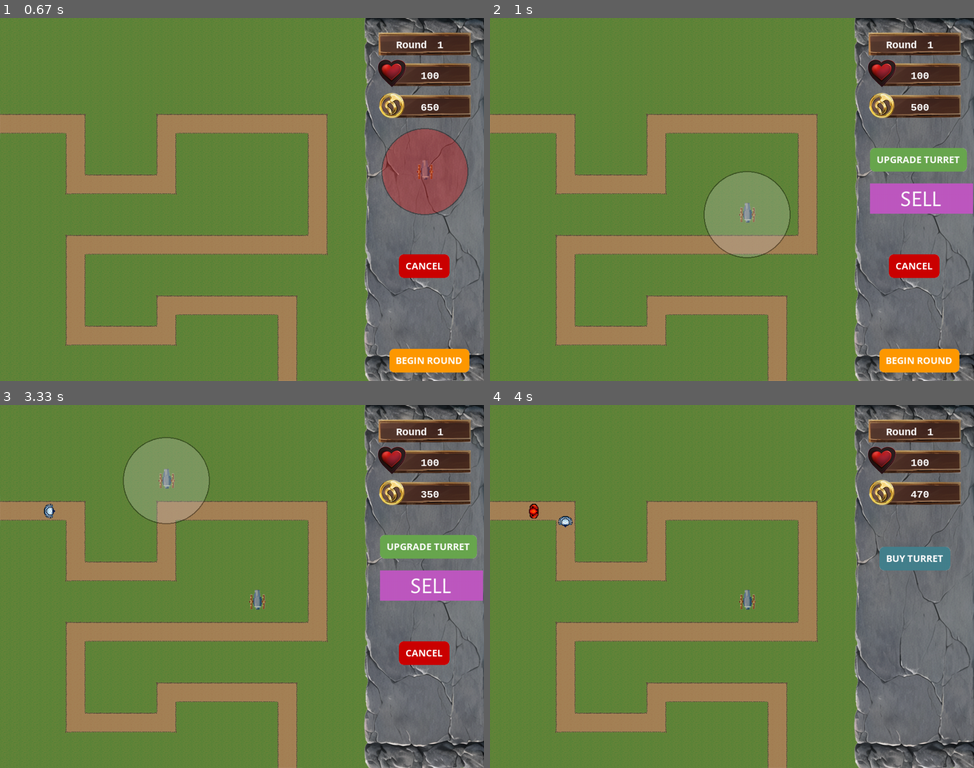
Above: before the commit, frames 1-4 (two rows, left to right).
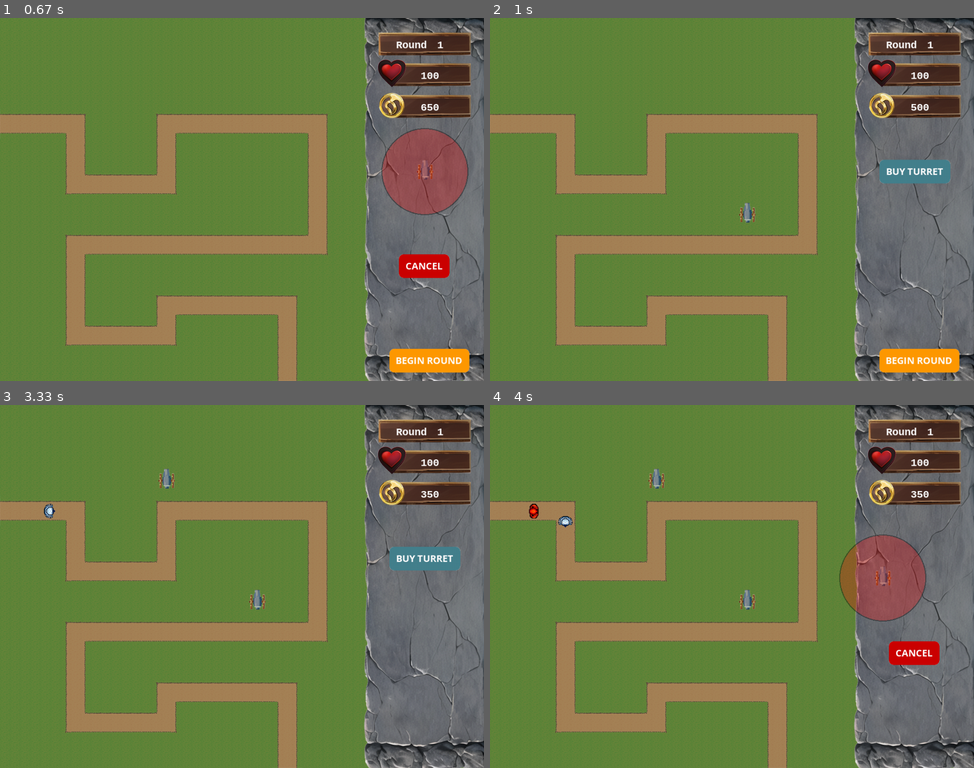
Above: after the commit, the same moments.

Repository: peter5454/PyGame
Game: pygame game, started from main.py
Same seed, same stepped clock (60 frames per second), same inputs: the game is played once before the commit and once after it.
Inputs (mouse positions are in pixels of both pictures, inside the frame that each line leads up to):
- Up to frame 1 (0.67 s): click (425, 170) at 0.38 s
- Up to frame 2 (1 s): click (736, 224) at 0.72 s
- Up to frame 3 (3.33 s): click (91, 532) at 1.05 s; click (430, 746) at 2.38 s; click (425, 557) at 2.72 s; click (164, 466) at 3.05 s
- Up to frame 4 (4 s): click (915, 557) at 3.38 s; click (882, 579) at 3.72 s

Frame 1 is identical in both runs. In frame 2, 7.5% of the frame differs, in the area x 44-100%, y 35-72%; in frame 3, 7.5%; in frame 4, 4.6%.

Commit message:
fixed select turrets

Diff:
--- a/main.py
+++ b/main.py
@@ -340,10 +340,12 @@
           new_turret = Turret(buy_turret_image,0,0) # add instance for which turret it is
           if world.money >= new_turret.cost:
             place_turret = create_turret(mouse_pos) #need to pass the turret aswell
+            turret_time = pg.time.get_ticks()
           if place_turret:
             placing_turrets = False
-        if placing_turrets == False:
-          selected_turret = select_turret(mouse_pos)
+        if pg.time.get_ticks() > turret_time + 10:
+          if placing_turrets == False:
+            selected_turret = select_turret(mouse_pos)
 
 
   #update display
